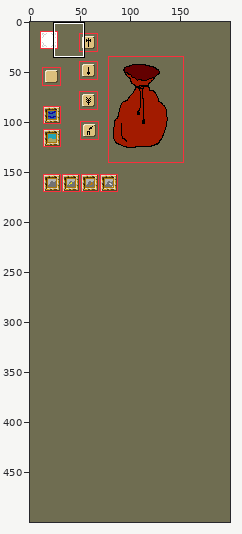
Sprite sheet: images/experimental/civ-stuff.png. Above: a wide view before the commit, with the close-up outlined.
Close-up. Earlier state:
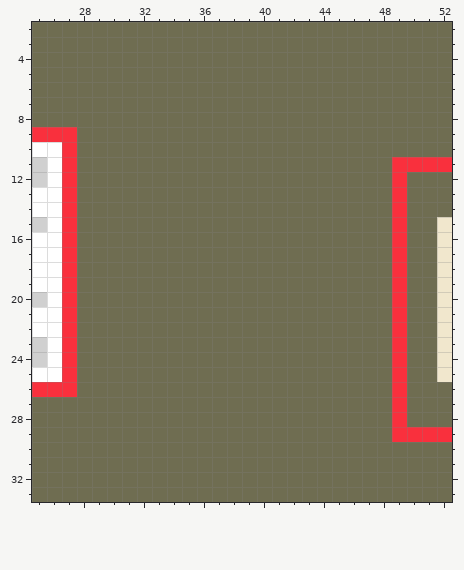
The file is 200x500 pixels. Colours within 5 levels of each other are drawn and written as one. Shown: x 25..52, y 2..33. The commit also changed other parts of the picture, which this record leaves out.
The same view after the edit:
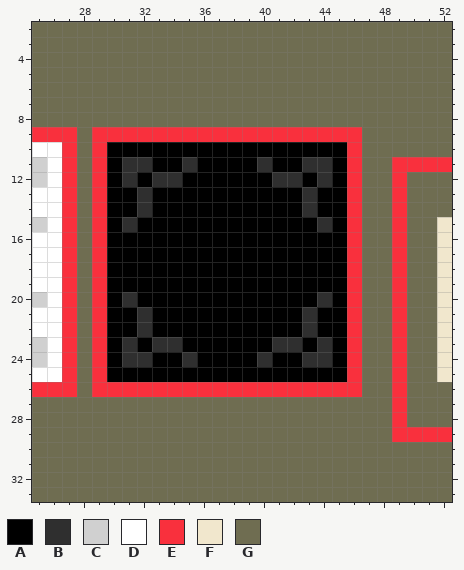
Palette (. is transparent): A #000000  B #2f2f2f  C #d0d0d0  D #ffffff  E #f9303d  F #f1e7cd  G #6f6d51
Diff:
Changed rows in their new state; - is an unchanged pixel.
first column x 29:
 9 EEEEEEEEEEEEEEEEEE
10 EAAAAAAAAAAAAAAAAE
11 EABBAABAAAABAABBAE
12 EABABBAAAAAABBABAE
13 EAABAAAAAAAAAABAAE
14 EAABAAAAAAAAAABAAE
15 EABAAAAAAAAAAAABAE
16 EAAAAAAAAAAAAAAAAE
17 EAAAAAAAAAAAAAAAAE
18 EAAAAAAAAAAAAAAAAE
19 EAAAAAAAAAAAAAAAAE
20 EABAAAAAAAAAAAABAE
21 EAABAAAAAAAAAABAAE
22 EAABAAAAAAAAAABAAE
23 EABABBAAAAAABBABAE
24 EABBAABAAAABAABBAE
25 EAAAAAAAAAAAAAAAAE
26 EEEEEEEEEEEEEEEEEE
Boxes around the changes in both close-ups, in picture pixels (x1, y1, x2, y2):
changed: (92, 127, 362, 397)
